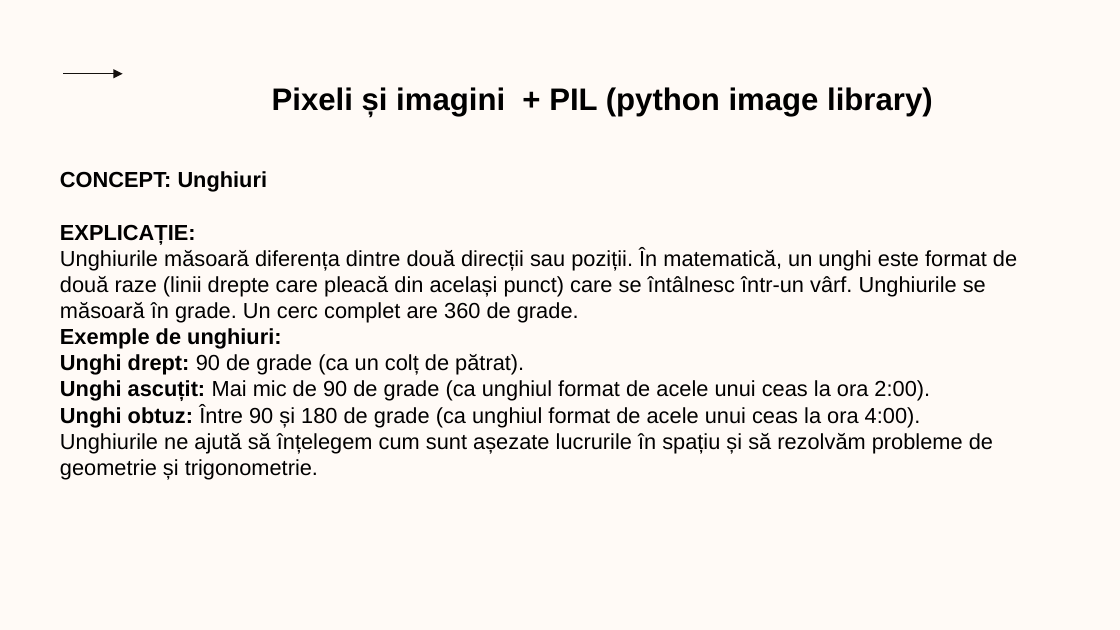
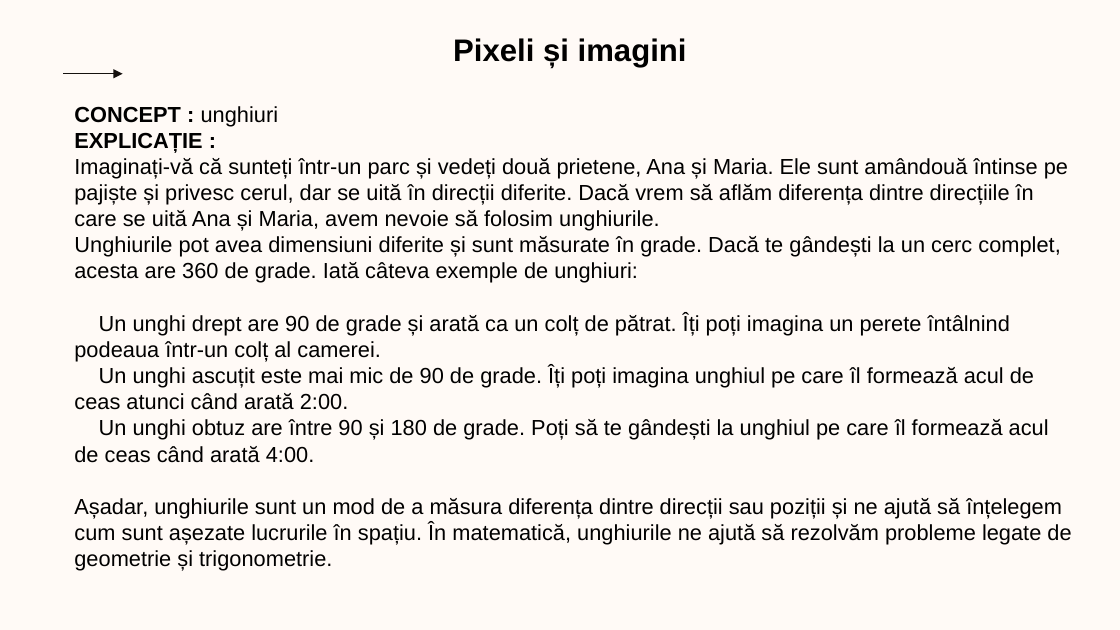
Before and after one commit to FlaviusBanned/Code-Hero-6-Resources, a slide deck: slide 4 of Curs3_PythonOOP.pptx. Drawn at 1120x630 pixels with LibreOffice and Linux fonts; fonts in the diff are those of the drawing; background and template pictures are left out. Boxes give left, top, right and bottom in pixels: in the first picture for what was removed or moved away, otherwise in the second. Text is boxed around its words. In the diff, an @@ line names an element or a change of style, - is before the commit and + after.

```diff
--- a/Curs3_PythonOOP.pptx
+++ b/Curs3_PythonOOP.pptx
@@ text at [453, 38, 687, 67]: text changed @@
-Pixeli și imagini + PIL (python image library)
+Pixeli și imagini
@@ text at [74, 106, 1071, 571]: text changed @@
-CONCEPT: Unghiuri
-EXPLICAȚIE:
-Unghiurile măsoară diferența dintre două direcții sau poziții. În matematică, un unghi este format de două raze (linii drepte care pleacă din același punct) care se întâlnesc într-un vârf. Unghiurile se măsoară în grade. Un cerc complet are 360 de grade.
-Exemple de unghiuri:
-Unghi drept: 90 de grade (ca un colț de pătrat).
-Unghi ascuțit: Mai mic de 90 de grade (ca unghiul format de acele unui ceas la ora 2:00).
-Unghi obtuz: Între 90 și 180 de grade (ca unghiul format de acele unui ceas la ora 4:00).
-Unghiurile ne ajută să înțelegem cum sunt așezate lucrurile în spațiu și să rezolvăm probleme de geometrie și trigonometrie.
+CONCEPT : unghiuri
+EXPLICAȚIE :
+Imaginați-vă că sunteți într-un parc și vedeți două prietene, Ana și Maria. Ele sunt amândouă întinse pe pajiște și privesc cerul, dar se uită în direcții diferite. Dacă vrem să aflăm diferența dintre direcțiile în care se uită Ana și Maria, avem nevoie să folosim unghiurile.
+Unghiurile pot avea dimensiuni diferite și sunt măsurate în grade. Dacă te gândești la un cerc complet, acesta are 360 de grade. Iată câteva exemple de unghiuri:
+Un unghi drept are 90 de grade și arată ca un colț de pătrat. Îți poți imagina un perete întâlnind podeaua într-un colț al camerei.
+Un unghi ascuțit este mai mic de 90 de grade. Îți poți imagina unghiul pe care îl formează acul de ceas atunci când arată 2:00.
+Un unghi obtuz are între 90 și 180 de grade. Poți să te gândești la unghiul pe care îl formează acul de ceas când arată 4:00.
+Așadar, unghiurile sunt un mod de a măsura diferența dintre direcții sau poziții și ne ajută să înțelegem cum sunt așezate lucrurile în spațiu. În matematică, unghiurile ne ajută să rezolvăm probleme legate de geometrie și trigonometrie.
```
Also in this commit, not shown: 5 other slides changed, 1 slide removed, 4 other files.
